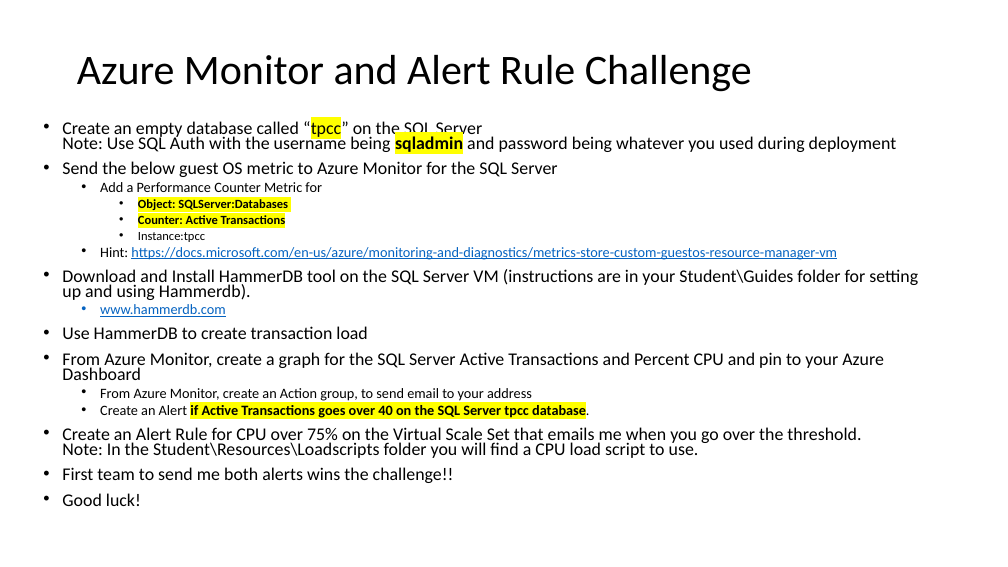
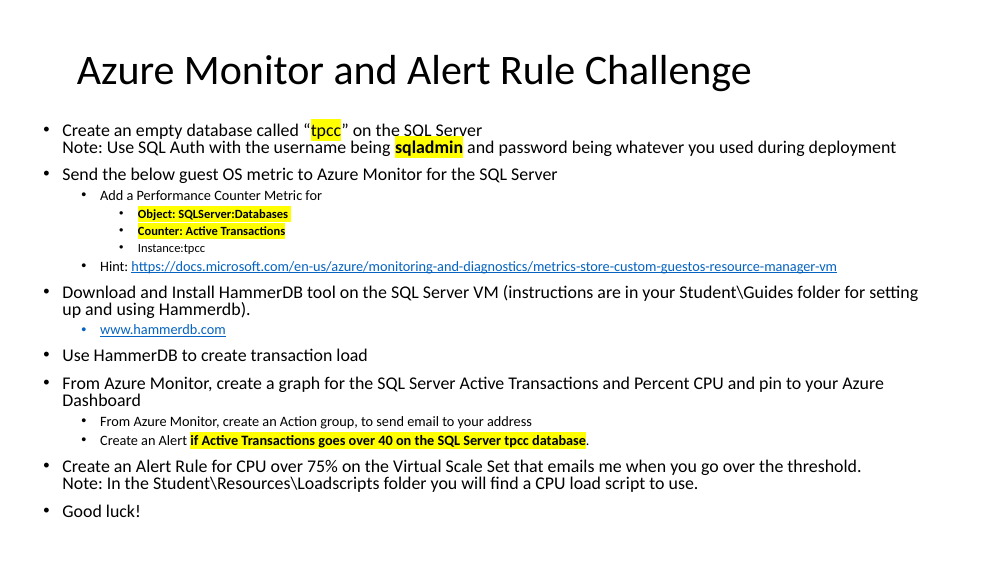
Before and after one commit to maxserg/AzureMonitoringWorkshop, a slide deck: slide 5 of Student/Guides/Challenges.pptx. Drawn at 1008x567 pixels with LibreOffice and Linux fonts; fonts in the diff are those of the drawing. Boxes give left, top, right and bottom in pixels: in the first picture for what was removed or moved away, otherwise in the second. Text is boxed around its words. In the diff, an @@ line names an element or a change of style, - is before the commit and + after.

```diff
--- a/Student/Guides/Challenges.pptx
+++ b/Student/Guides/Challenges.pptx
@@ text "Create an empty database called ..." at (62, 121, 918, 517): line spacing 0.7 to 0.8 @@
@@ text at (62, 467, 454, 483): paragraph removed @@
-• First team to send me both alerts wins the challenge!!
```
Also in this commit, not shown: 3 other slides changed.
